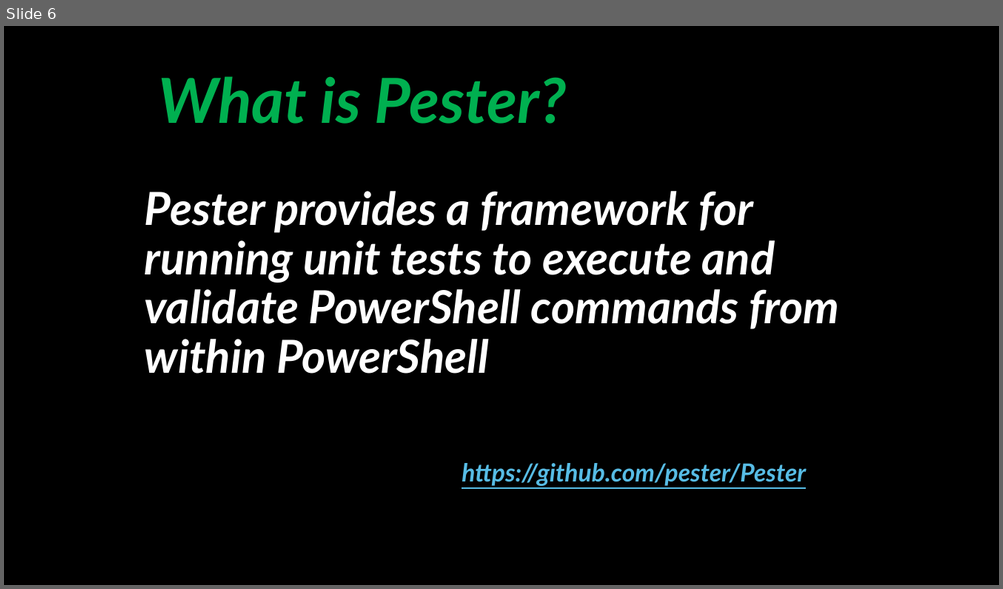
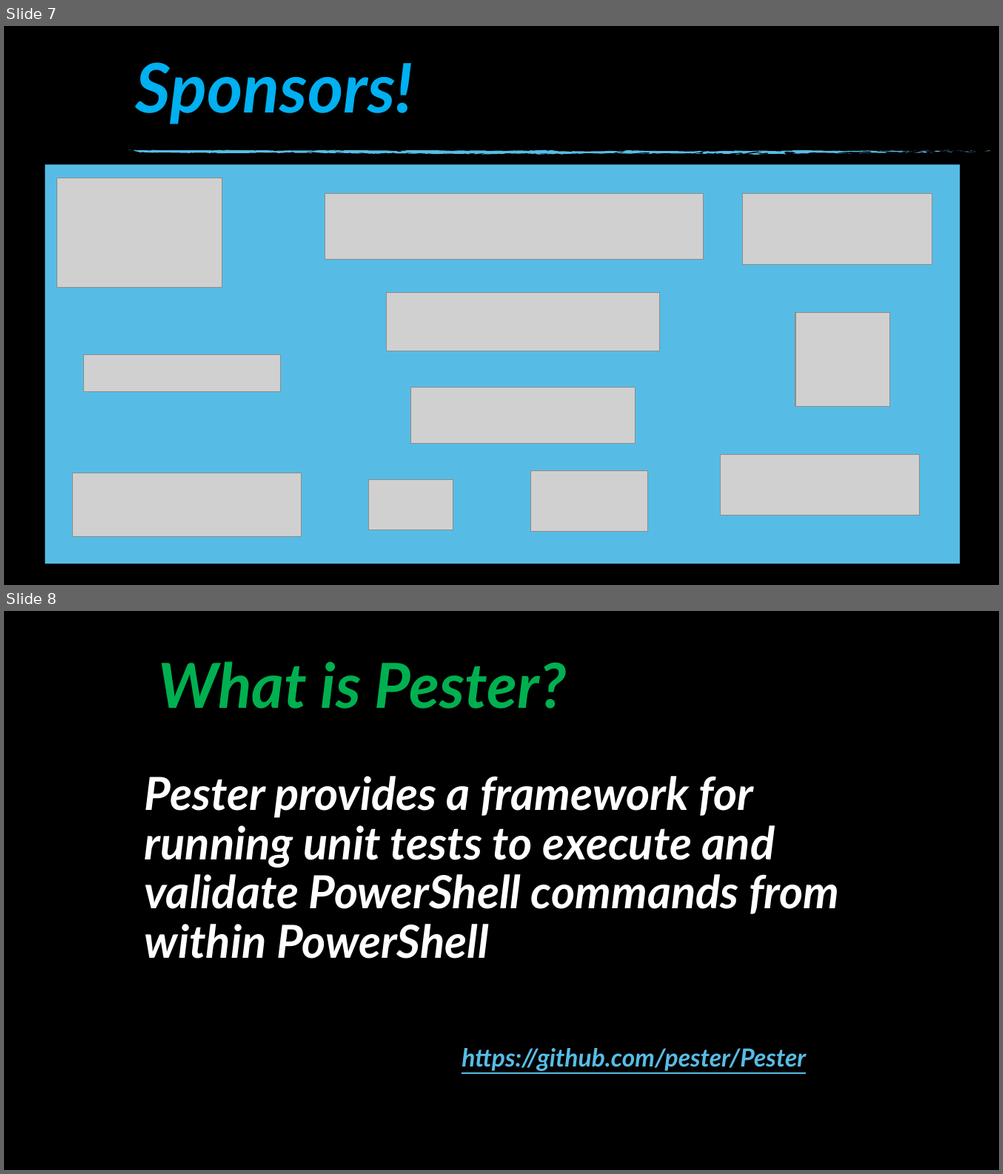
Before and after one commit to SQLDBAWithABeard/Presentations, a slide deck: SQL Saturday Gothenburg - Green is Good Red is Bad/Green Is Good - Red is Bad.pptx. Shown one above the other, each under a label of ours: slide 6 before the commit, slides 7 and 8 after it. The pictures are 1003x589 and 1003x1174 pixels, drawn with LibreOffice and Linux fonts; fonts in the diff are those of the drawing; grey boxes stand for pictures; background and template pictures are left out. Boxes give left, top, right and bottom in pixels: in the first picture for what was removed or moved away, otherwise in the second. Text is boxed around its words. In the diff, an @@ line names an element or a change of style, - is before the commit and + after.

```diff
--- a/SQL Saturday Gothenburg - Green is Good Red is Bad/Green Is Good - Red is Bad.pptx
+++ b/SQL Saturday Gothenburg - Green is Good Red is Bad/Green Is Good - Red is Bad.pptx
@@ slide 7 added at box(4, 26, 999, 585), background picture (left out) @@
@@ title added at box(136, 62, 413, 124), 66 pt, text #00B0F0, bold, italic @@
+Sponsors!
@@ group added at box(128, 150, 990, 155): 74 freeform shapes @@
@@ rectangle added at box(45, 165, 960, 564), fill #57BCE5 @@
@@ picture added at box(57, 178, 221, 288) @@
@@ picture added at box(325, 194, 703, 260) @@
@@ picture added at box(742, 194, 931, 265) @@
@@ picture added at box(387, 293, 659, 352) @@
@@ picture added at box(795, 313, 889, 407) @@
@@ picture added at box(83, 355, 280, 392) @@
@@ picture added at box(410, 388, 634, 444) @@
@@ picture added at box(720, 455, 919, 514) @@
@@ picture added at box(73, 474, 301, 538) @@
@@ picture added at box(369, 480, 453, 531) @@
@@ picture added at box(531, 471, 648, 532) @@
@@ what was slide 6 is now slide 8 @@
```
Also in this commit, not shown: 1 other slide added.
